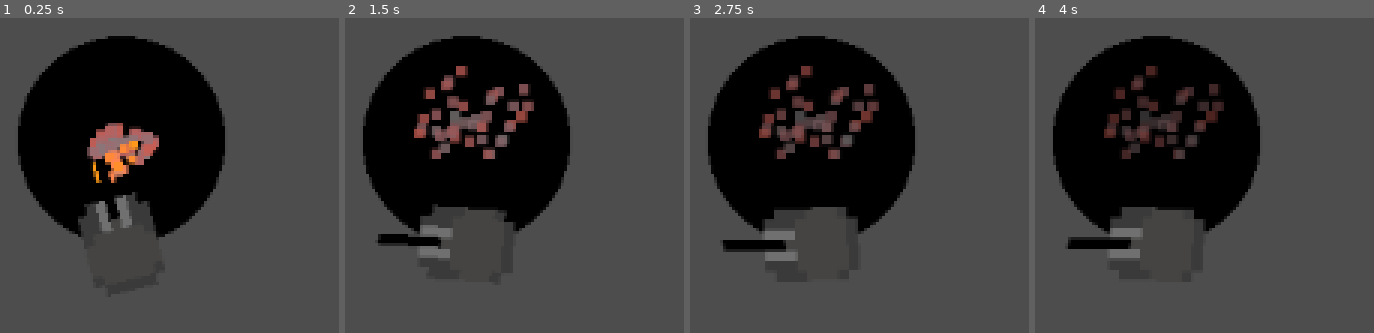
Above: before the commit, frames 1-4 (left to right).
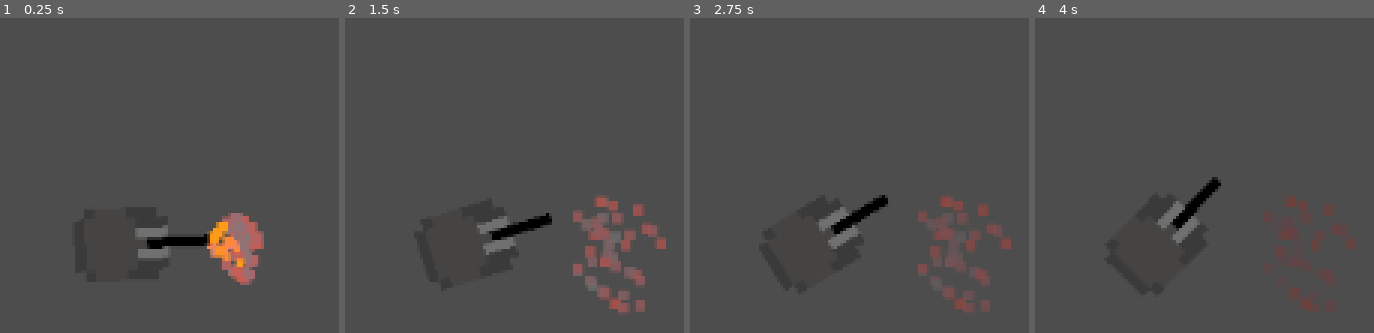
Above: after the commit, the same moments.

Repository: ObfuscatedOwl/bote-game
Game: Godot game, scene res://scenes/gun.tscn
The game is run twice, just before and just after one commit, with the same random seed, the same clock (stepped at 60 frames per second) and the same inputs. This scene is started directly instead of the project's main scene.
Inputs (mouse positions are in pixels of both pictures, inside the frame that each line leads up to):
- Up to frame 1 (0.25 s): no input
- Up to frame 2 (1.5 s): tap Enter (runRotor) at 0.5 s; move the mouse to (outside the picture) at 0.52 s; hold Right (ui_right) 0.53-1.25 s; tap A (A) at 0.6 s; click (outside the picture) at 0.67 s; tap D (D) at 0.8 s; tap Space at 1.25 s; drag from (outside the picture) to (outside the picture) at 1.27 s
- Up to frame 3 (2.75 s): tap Enter (runRotor) at 2 s; move the mouse to (outside the picture) at 2.02 s; hold Right (ui_right) from 2.03 s (still down); tap S (S) at 2.1 s; tap A (A) at 2.3 s
- Up to frame 4 (4 s): release Right (ui_right) at 2.75 s; tap Space at 2.75 s; drag from (outside the picture) to (outside the picture) at 2.77 s; move the mouse to (outside the picture) at 3.52 s; hold Left (ui_left) from 3.53 s (still down); tap D (D) at 3.6 s; tap S (S) at 3.8 s

The runs differ from the first frame. In frame 1, 33% of the frame differs, in the area x 5-78%, y 5-85%; in frame 2, 35%, in the area x 5-95%, y 5-94%; in frame 3, 32%; in frame 4, 31%.

Commit message:
tscn overload
2x the lines of code.... 5x the turret muzzle velocity........... (actually tho - we figured out how to fire at moving stuff!!)

Diff:
--- /dev/null
+++ b/bote game/scenes/bote.tscn
@@ -0,0 +1,21 @@
+[gd_scene load_steps=4 format=3 uid="uid://82s0k7lpx1un"]
+
+[ext_resource type="Script" path="res://scripts/boteController.gd" id="1_jvag8"]
+[ext_resource type="Texture2D" uid="uid://bwwglaykga4y3" path="res://sprites/botes/rudder.png" id="2_r825u"]
+[ext_resource type="Texture2D" uid="uid://63k7u6yw04cs" path="res://sprites/botes/Destroyer.png" id="3_kr6kh"]
+
+[node name="bote" type="Node2D"]
+show_behind_parent = true
+script = ExtResource("1_jvag8")
+
+[node name="rudder" type="Sprite2D" parent="."]
+position = Vector2(-32, 0)
+rotation = 3.14159
+texture = ExtResource("2_r825u")
+offset = Vector2(2.5, 0)
+
+[node name="bote2pointOh" type="Sprite2D" parent="."]
+rotation = 1.5708
+texture = ExtResource("3_kr6kh")
+
+[node name="NavigationAgent2D" type="NavigationAgent2D" parent="."]
--- /dev/null
+++ b/bote game/scenes/bullet.tscn
@@ -0,0 +1,3 @@
+[gd_scene format=3 uid="uid://dpe3cg4ymnbca"]
+
+[node name="bullet" type="Node2D"]
--- a/bote game/scenes/gun.tscn
+++ b/bote game/scenes/gun.tscn
@@ -70,7 +70,8 @@
 metadata/_edit_horizontal_guides_ = []
 
 [node name="Smoke" type="GPUParticles2D" parent="."]
-position = Vector2(0, -6)
+position = Vector2(8, 0)
+rotation = 1.5708
 emitting = false
 amount = 40
 process_material = SubResource("ParticleProcessMaterial_ww1de")
@@ -79,7 +80,8 @@
 explosiveness = 1.0
 
 [node name="Fire" type="GPUParticles2D" parent="."]
-position = Vector2(0, -6)
+position = Vector2(8, 0)
+rotation = 1.5708
 emitting = false
 amount = 16
 process_material = SubResource("ParticleProcessMaterial_wy5f3")
@@ -88,6 +90,7 @@
 explosiveness = 0.1
 
 [node name="Sprite2D" type="Sprite2D" parent="."]
+rotation = 1.5708
 texture = ExtResource("2_vngco")
 offset = Vector2(0, -2)
 
--- a/bote game/scenes/testScene.tscn
+++ b/bote game/scenes/testScene.tscn
@@ -1,7 +1,8 @@
-[gd_scene load_steps=7 format=3 uid="uid://b40crqmjyah52"]
+[gd_scene load_steps=8 format=3 uid="uid://b40crqmjyah52"]
 
 [ext_resource type="Script" path="res://scripts/camera.gd" id="1_2k4r3"]
 [ext_resource type="Script" path="res://scripts/boteHolder.gd" id="2_1en8m"]
+[ext_resource type="PackedScene" uid="uid://82s0k7lpx1un" path="res://scenes/bote.tscn" id="3_b5p0u"]
 [ext_resource type="Script" path="res://scripts/boteController.gd" id="3_kidlr"]
 [ext_resource type="Texture2D" uid="uid://bwwglaykga4y3" path="res://sprites/botes/rudder.png" id="4_p3du1"]
 [ext_resource type="Texture2D" uid="uid://63k7u6yw04cs" path="res://sprites/botes/Destroyer.png" id="5_t3ubm"]
@@ -27,21 +28,7 @@
 [node name="boteHolder" type="Node2D" parent="."]
 script = ExtResource("2_1en8m")
 
-[node name="bote" type="Node2D" parent="boteHolder"]
-show_behind_parent = true
-script = ExtResource("3_kidlr")
-
-[node name="rudder" type="Sprite2D" parent="boteHolder/bote"]
-position = Vector2(-32, 0)
-rotation = 3.14159
-texture = ExtResource("4_p3du1")
-offset = Vector2(2.5, 0)
-
-[node name="bote2pointOh" type="Sprite2D" parent="boteHolder/bote"]
-rotation = 1.5708
-texture = ExtResource("5_t3ubm")
-
-[node name="NavigationAgent2D" type="NavigationAgent2D" parent="boteHolder/bote"]
+[node name="bote" parent="boteHolder" instance=ExtResource("3_b5p0u")]
 
 [node name="bote2" type="Node2D" parent="boteHolder"]
 show_behind_parent = true
--- /dev/null
+++ b/bote game/scenes/turretTestScene.tscn
@@ -0,0 +1,19 @@
+[gd_scene load_steps=3 format=3 uid="uid://bwexrebmkp5tq"]
+
+[ext_resource type="Script" path="res://scripts/turretTestScene.gd" id="1_ji4t0"]
+
+[sub_resource type="NavigationPolygon" id="NavigationPolygon_a4iwp"]
+vertices = PackedVector2Array(-441, -280, -72, -278, -298, -165, 147, -300, 371, -233, 187, -186, 98, -213, -502, 223, -189, -14, 398, -51, 349, 309, 65, -269)
+polygons = Array[PackedInt32Array]([PackedInt32Array(0, 1, 2), PackedInt32Array(3, 4, 5, 6), PackedInt32Array(7, 0, 2, 8), PackedInt32Array(5, 9, 10, 7, 8, 6), PackedInt32Array(6, 8, 11)])
+outlines = Array[PackedVector2Array]([PackedVector2Array(-189, -14, 65, -269, 98, -213, 147, -300, 371, -233, 187, -186, 398, -51, 349, 309, -502, 223, -441, -280, -72, -278, -298, -165)])
+
+[node name="turretTestScene" type="Node2D"]
+script = ExtResource("1_ji4t0")
+
+[node name="NavigationRegion2D" type="NavigationRegion2D" parent="."]
+scale = Vector2(100, 100)
+navigation_polygon = SubResource("NavigationPolygon_a4iwp")
+
+[node name="Polygon2D" type="Polygon2D" parent="NavigationRegion2D"]
+visible = false
+polygon = PackedVector2Array(-440, -277, -77, -278, -298, -164, -192, -16, 60, -268, 95, -215, 148, -302, 367, -236, 191, -184, 397, -52, 348, 313, -499, 222)
--- a/bote game/scripts/turret.gd
+++ b/bote game/scripts/turret.gd
@@ -6,26 +6,23 @@
 
 #~~~~~~~ ... ~~~~~~~#
 
+const bullet = preload("res://scenes/bullet.tscn")
+
 const muzzleSpeed = 50
 var reloadFull = 20
 var reloading = 20
 
 const adjustmentIterations = 5
 var targeting = true
-var globalTarget = Vector2(0, -10)
+var globalTarget = Vector2(0, -40)
 
-var relativeTargetVelocity = Vector2(0, 0)
+var relativeTargetVelocity = Vector2(-4, 0)
 var adjustedTarget = Vector2.ZERO
 
-const turretTurnSpeed = 1
+const turretTurnSpeed = 0.2
 var relativeTurn = 0
 
-func _ready():
-	position = Vector2.ZERO
-
 func _process(delta):
-	globalTarget += relativeTargetVelocity * delta
-
 	if (reloading < reloadFull):
 		reloading += delta
 	else:
@@ -43,24 +40,19 @@
 		if relativeTurn:
 			rotation += abs(relativeTurn)/-relativeTurn * delta * turretTurnSpeed
 
-	queue_redraw()
-
-func _draw():
-	draw_circle(to_local(globalTarget), 10, Color(0, 0, 0))
-
 func adjustAim():
 	var relativeTarget = globalTarget - position
+	var movedTarget = relativeTarget
 
 	for adjustment in range(adjustmentIterations):
-		print(adjustment)
-		if inRange(relativeTarget.length()):
-			relativeTarget += relativeTargetVelocity * timeToStrike(relativeTarget.length())
+		if inRange(movedTarget.length()):
+			movedTarget = relativeTarget + relativeTargetVelocity * timeToStrike(movedTarget.length())
 
-	adjustedTarget = relativeTarget
+
+	adjustedTarget = movedTarget
 
 func timeToStrike(x):
-	print(x / cos(asin((g * x) / pow(muzzleSpeed, 2)) / 2))
-	return x / cos(asin((g * x) / pow(muzzleSpeed, 2)) / 2)
+	return x / (cos(asin((g * x) / pow(muzzleSpeed, 2)) / 2) * muzzleSpeed)
 
 func inRange(x):
 	return (g * x) / pow(muzzleSpeed, 2) < 1
--- /dev/null
+++ b/bote game/scripts/turretTestScene.gd
@@ -0,0 +1,7 @@
+extends Node2D
+
+const turret = preload("res://scenes/gun.tscn")
+
+func _ready():
+	var newTurret = turret.instantiate()
+	add_child(newTurret)
